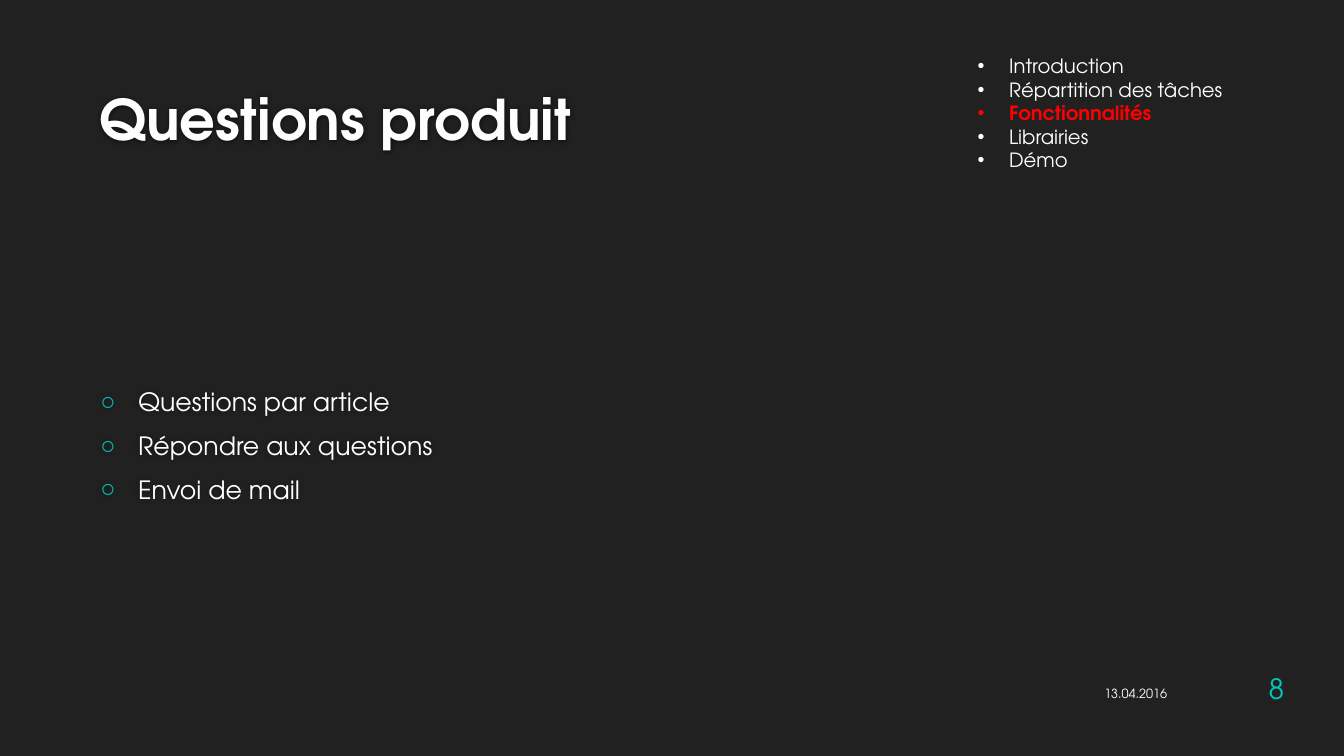
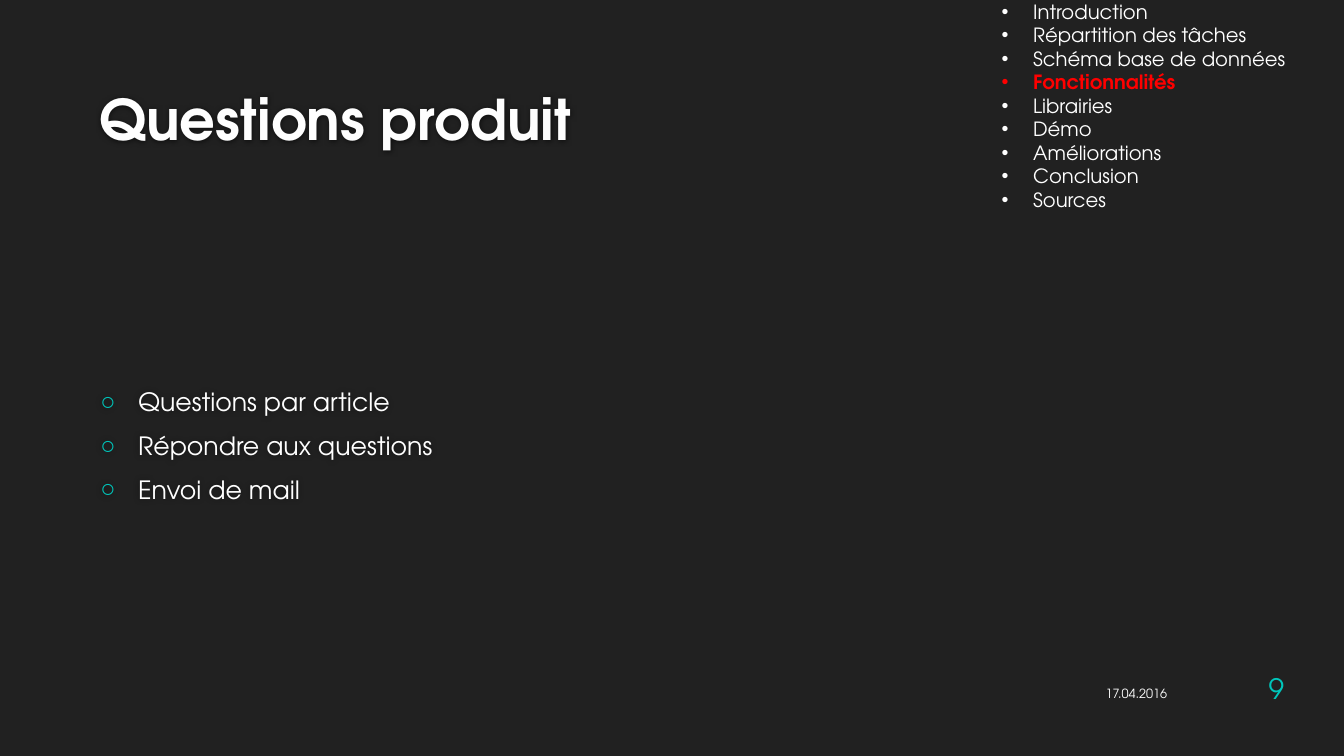
Before and after one commit to HE-Arc/LocationMateriel, a slide deck: slide 9 of ProjetRubyDoc/Presentation_RentArt.pptx (slide 8 before the commit). Drawn at 1344x756 pixels with LibreOffice and Linux fonts; fonts in the diff are those of the drawing; background and template pictures are left out. Boxes give left, top, right and bottom in pixels: in the first picture for what was removed or moved away, otherwise in the second. Text is boxed around its words. In the diff, an @@ line names an element or a change of style, - is before the commit and + after.

```diff
--- a/ProjetRubyDoc/Presentation_RentArt.pptx
+++ b/ProjetRubyDoc/Presentation_RentArt.pptx
@@ text "Introduction": place and size @@
-text "Introduction" at <box>1009,58,1223,168</box>
+text "Introduction" at <box>1033,4,1285,208</box>
@@ text at <box>1033,45,1285,75</box>: paragraph added @@
+• Schéma base de données
@@ text at <box>1033,145,1161,208</box>: paragraphs added @@
+• Améliorations
+• Conclusion
+• Sources
@@ text at <box>1106,688,1167,698</box>: text changed @@
-13.04.2016
+17.04.2016
@@ page number at <box>1269,678,1285,699</box>: text changed @@
-8
+9
```
Also in this commit, not shown: 10 other slides changed, 4 slides added.
